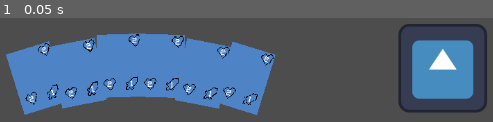
Above: before the commit, frame 1.
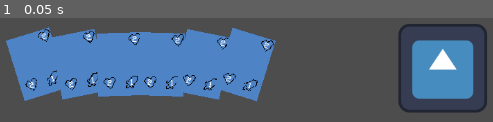
Above: after the commit, the same moment.

Repository: CraftMaster07/MonsterCardsClone
Game: Godot game, scene res://Scenes/board.tscn
Same seed, same stepped clock (60 frames per second), same inputs: the game is played once before the commit and once after it. The engine's default icon, where the game draws it, is replaced by a stand-in: a white triangle on a blue panel in a dark square.
Inputs:
- Up to frame 1 (0.05 s): no input

The runs differ from the first frame. In frame 1, 12% of the frame differs, in the area x 1-56%, y 8-94%.

Commit message:
more hand stuff

Diff:
--- a/monster-cards-clone/Scenes/board.tscn
+++ b/monster-cards-clone/Scenes/board.tscn
@@ -11,7 +11,7 @@
 
 [sub_resource type="Curve" id="Curve_dld2m"]
 _limits = [-1.0, 0.0, 0.0, 1.0]
-_data = [Vector2(0, -1), 0.0, 0.0, 0, 0, Vector2(0.496212, 0), 0.0, 0.0, 0, 0, Vector2(1, -1), 0.0, 0.0, 0, 0]
+_data = [Vector2(0, -1), 0.0, 1.3377395, 0, 1, Vector2(0.5, 0), 0.0, 0.0, 0, 0, Vector2(1, -1), -2.0, 0.0, 0, 0]
 point_count = 3
 
 [sub_resource type="Curve" id="Curve_awg6w"]
@@ -21,7 +21,6 @@
 
 [node name="Battle" type="Node2D"]
 script = ExtResource("1_xiot5")
-metadata/_edit_lock_ = true
 
 [node name="Camera2D" type="Camera2D" parent="."]
 
@@ -34,6 +33,7 @@
 height_curve = SubResource("Curve_dld2m")
 rotation_curve = SubResource("Curve_awg6w")
 HAND_WIDTH = 300.0
+HAND_HEIGHT = 0.0
 
 [node name="Card" parent="HandLayer/Hand" instance=ExtResource("3_13nbw")]
 
--- a/monster-cards-clone/scenes/card.tscn
+++ b/monster-cards-clone/scenes/card.tscn
@@ -2,8 +2,8 @@
 
 [ext_resource type="Theme" uid="uid://f2a4ylwdbwtx" path="res://main_theme.tres" id="1_6hjbs"]
 [ext_resource type="Script" uid="uid://bedrbpyrc1bvp" path="res://scripts/card.gd" id="1_esr4d"]
-[ext_resource type="Texture2D" uid="uid://qyuv68ofn6up" path="res://assets/sprites/health.png" id="3_fiyo2"]
-[ext_resource type="Texture2D" uid="uid://c0vq6x57vqkn1" path="res://assets/sprites/strength.png" id="4_t4fsv"]
+[ext_resource type="Texture2D" uid="uid://qyuv68ofn6up" path="res://Assets/sprites/health.png" id="3_fiyo2"]
+[ext_resource type="Texture2D" uid="uid://c0vq6x57vqkn1" path="res://Assets/sprites/strength.png" id="4_t4fsv"]
 
 [node name="Card" type="TextureButton"]
 custom_minimum_size = Vector2(65, 91)
--- a/monster-cards-clone/scripts/board.gd
+++ b/monster-cards-clone/scripts/board.gd
@@ -10,7 +10,7 @@
 	for card in hand.get_children():
 		card.connect("card_selected", select_card)
 
-func _process(delta: float) -> void:
+func _process(_delta: float) -> void:
 	#print(selected_card)
 	pass
 
--- a/monster-cards-clone/scripts/hand.gd
+++ b/monster-cards-clone/scripts/hand.gd
@@ -8,6 +8,7 @@
 @export var rotation_curve: Curve
 @export var HAND_WIDTH: float = 30.0
 @export var HAND_HEIGHT: float = 20.0
+@export var MAX_ROTATION: float = 0.3
 
 # Called when the node enters the scene tree for the first time.
 func _ready() -> void:
@@ -30,8 +31,7 @@
 			hand_ratio = float(card.get_index()) / float(get_child_count()-1)
 		else:
 			hand_ratio = 0.5
-
 		card.position.x += spread_curve.sample(hand_ratio) * HAND_WIDTH - HAND_WIDTH/2
-		card.position += height_curve.sample(hand_ratio) * Vector2.UP * HAND_HEIGHT
-		print(rotation_curve.sample(hand_ratio) * 0.3)
-		card.rotation = rotation_curve.sample(hand_ratio) * 0.3
+		card.position.y -= height_curve.sample(hand_ratio) * HAND_HEIGHT
+		print(height_curve.sample(hand_ratio))
+		card.rotation = rotation_curve.sample(hand_ratio) * MAX_ROTATION
